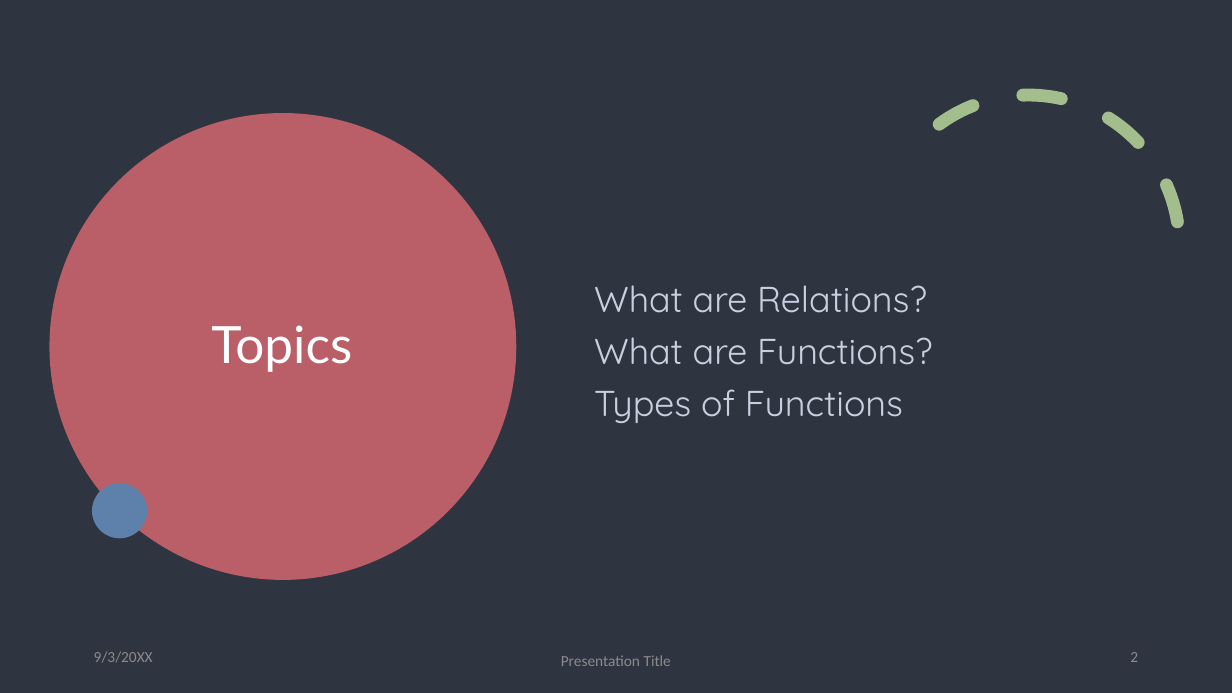
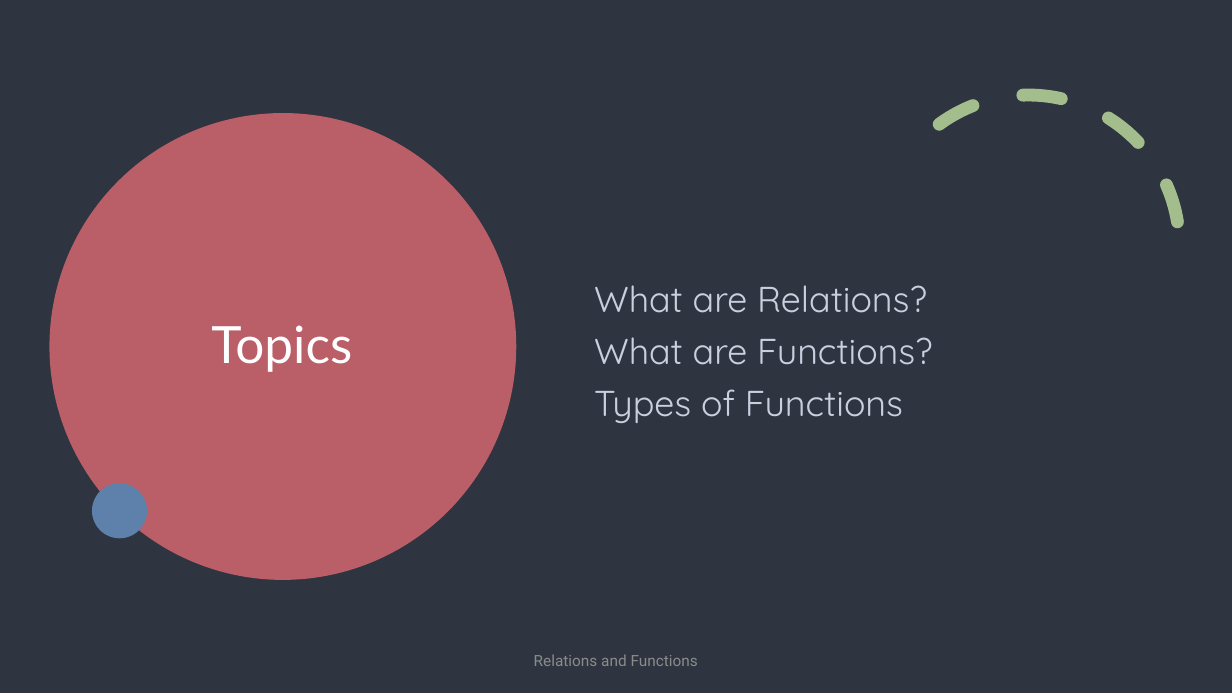
Before and after one commit to joejo-joestar/discrete-assignment, a slide deck: slide 2 of VidorPres/Relations and Functions.pptx. Drawn at 1232x693 pixels with LibreOffice and Linux fonts; fonts in the diff are those of the drawing. Boxes give left, top, right and bottom in pixels: in the first picture for what was removed or moved away, otherwise in the second. Text is boxed around its words. In the diff, an @@ line names an element or a change of style, - is before the commit and + after.

```diff
--- a/VidorPres/Relations and Functions.pptx
+++ b/VidorPres/Relations and Functions.pptx
@@ text removed at [94,651,153,663] @@
-9/3/20XX
@@ text at [534,654,698,666]: text changed; font Calibri to Roboto @@
-Presentation Title
+Relations and Functions
@@ page number removed at [1130,652,1138,662] @@
-2
```
Also in this commit, not shown: 18 other slides changed, 2 other files.
